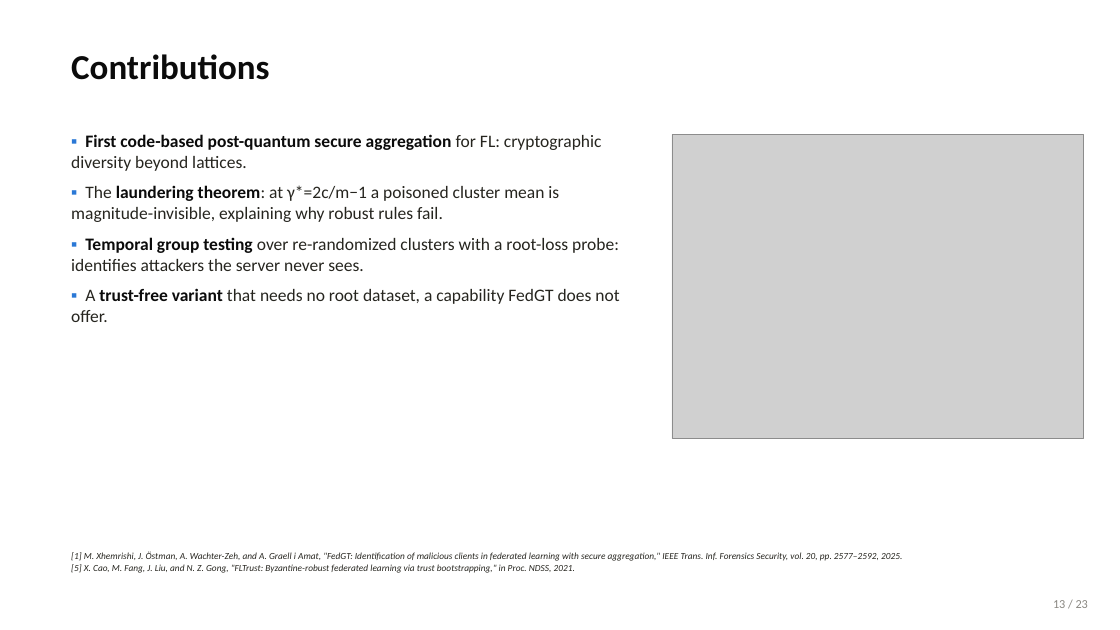
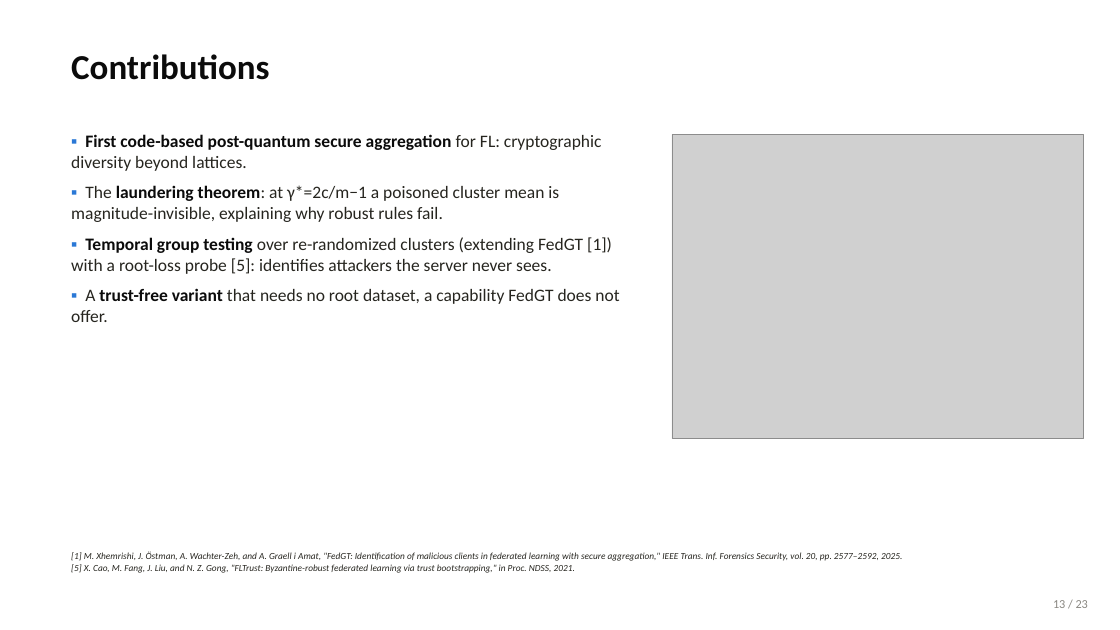
Before and after one commit to wshuv-o/cb-safe-draft, a slide deck: slide 14 of paper/cbsafe_deck.pptx. Drawn at 1120x630 pixels with LibreOffice and Linux fonts; fonts in the diff are those of the drawing; grey boxes stand for pictures. Boxes give left, top, right and bottom in pixels: in the first picture for what was removed or moved away, otherwise in the second. Text is boxed around its words. In the diff, an @@ line names an element or a change of style, - is before the commit and + after.

```diff
--- a/paper/cbsafe_deck.pptx
+++ b/paper/cbsafe_deck.pptx
@@ text at [71, 237, 612, 274]: text changed @@
-▪ Temporal group testing over re-randomized clusters with a root-loss probe: identifies attackers the server never sees.
+▪ Temporal group testing over re-randomized clusters (extending FedGT [1]) with a root-loss probe [5]: identifies attackers the server never sees.
```
Also in this commit, not shown: 21 other slides changed, 23 other files.
